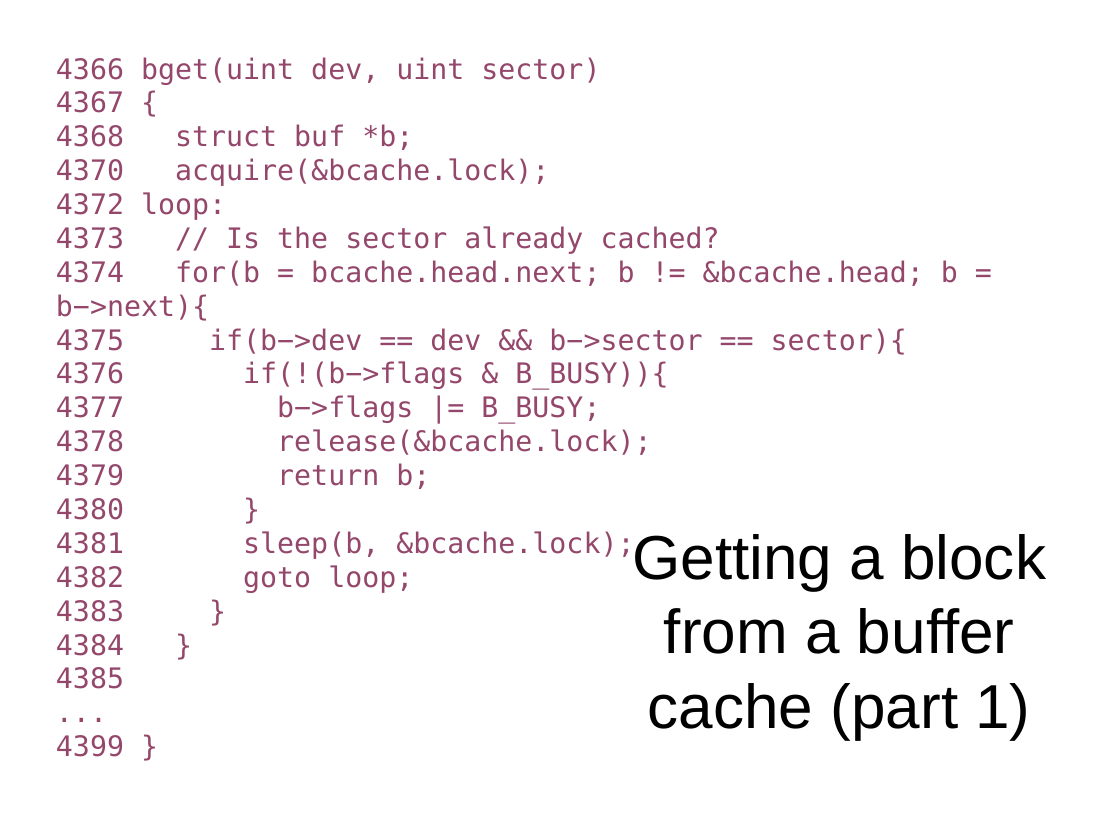
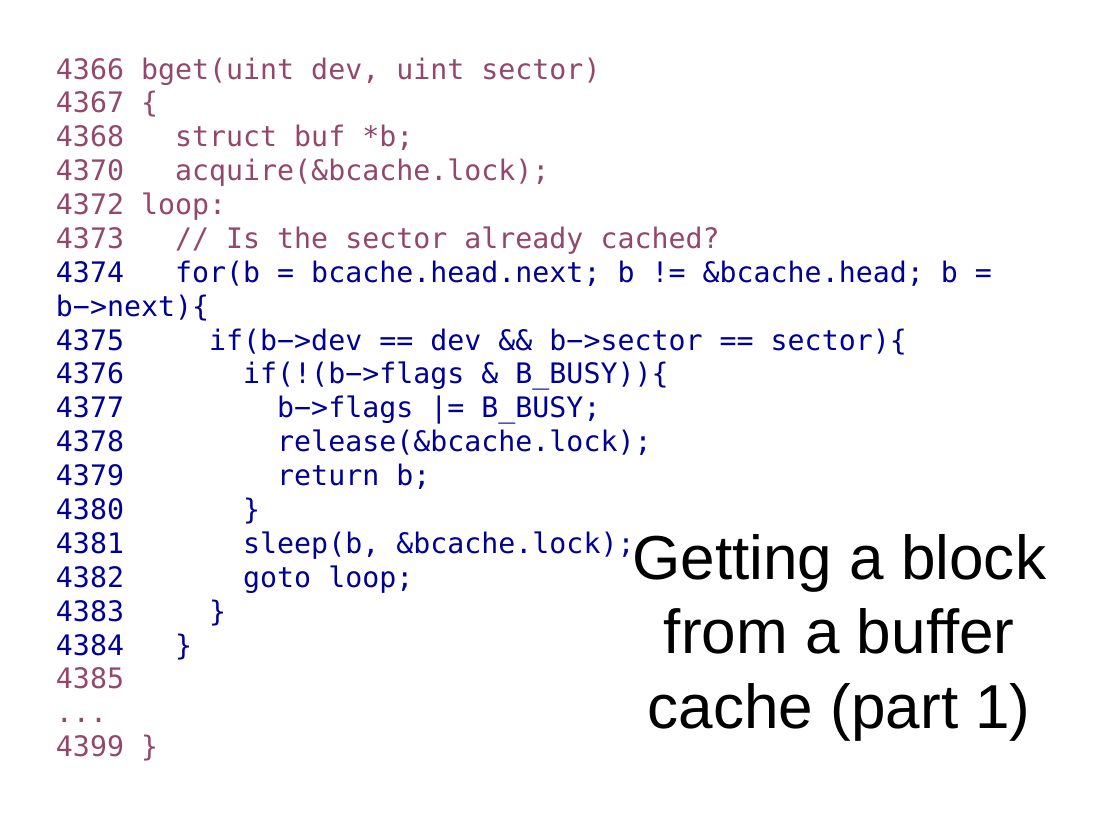
Before and after one commit to antonburtsev/cs5460, a slide deck: slide 27 of lectures/lecture16-file-system/lecture16-file-system.odp (slide 21 before the commit). Drawn at 1120x840 pixels with LibreOffice and Linux fonts; fonts in the diff are those of the drawing. Boxes give left, top, right and bottom in pixels: in the first picture for what was removed or moved away, otherwise in the second. Text is boxed around its words. In the diff, an @@ line names an element or a change of style, - is before the commit and + after.

Commit message:
Lecture 16 file system (Buffer cache)

```diff
--- a/lectures/lecture16-file-system/lecture16-file-system.odp
+++ b/lectures/lecture16-file-system/lecture16-file-system.odp
@@ text at <box>56,260,958,656</box>: text colour #94476B to #000099 in "4374 for(b = bcache.head.next; b != &bcache.head; ...", "4375 if(b−>dev == dev && b−>sector == ...", "4376 if(!(b−>flags & B_BUSY)){", "4377 b−>flags |= B_BUSY;" and 7 more places @@
```
Also in this commit, not shown: 8 other slides changed, 8 slides added, 2 other files.
